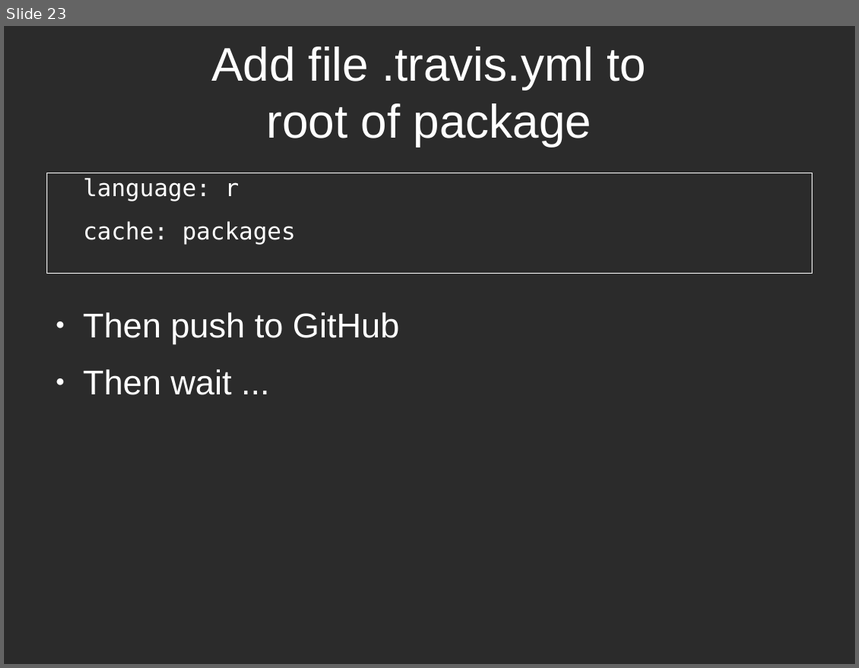
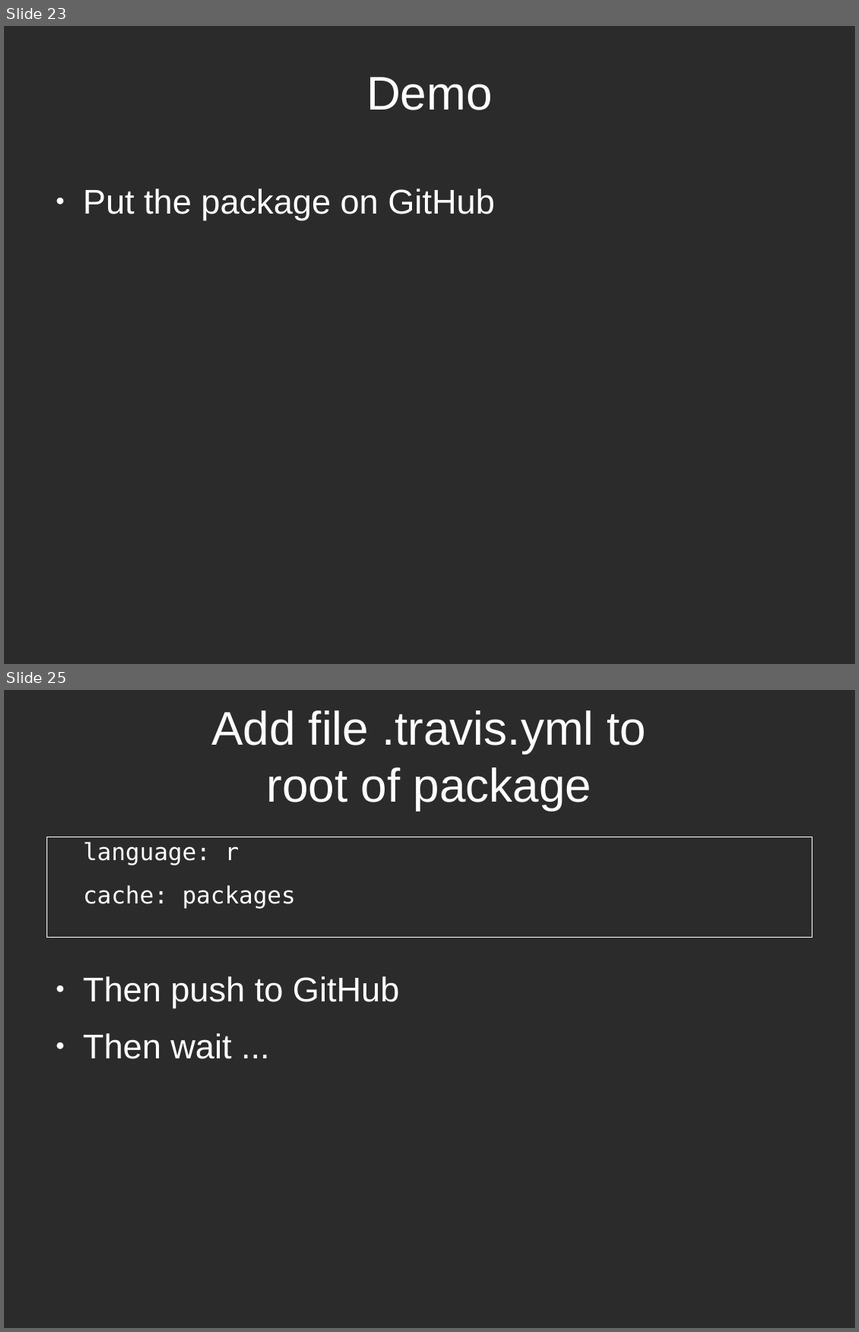
Before and after one commit to richelbilderbeek/PresentationsAboutR, a slide deck: ProfessionalRdevelopment/ProfessionalRDevelopment.odp. Shown one above the other, each under a label of ours: slide 23 before the commit, slides 23 and 25 after it; the slides between them are not shown. The pictures are 859x668 and 859x1332 pixels, drawn with LibreOffice and Linux fonts; fonts in the diff are those of the drawing; background and template pictures are left out; a plain dark background stands for a picture behind light text. Boxes give left, top, right and bottom in pixels: in the first picture for what was removed or moved away, otherwise in the second. Text is boxed around its words. In the diff, an @@ line names an element or a change of style, - is before the commit and + after.

```diff
--- a/ProfessionalRdevelopment/ProfessionalRDevelopment.odp
+++ b/ProfessionalRdevelopment/ProfessionalRDevelopment.odp
@@ slide 23 added at (4,26,855,664), background picture (left out) @@
@@ title added at (367,77,493,110), 44 pt, text #FFFFFF @@
+Demo
@@ text added at (83,189,495,221), 32 pt, text #FFFFFF @@
+● Put the package on GitHub
@@ what was slide 23 is now slide 25 @@
```
Also in this commit, not shown: 2 slides changed, 3 other slides added, 1 other file.
